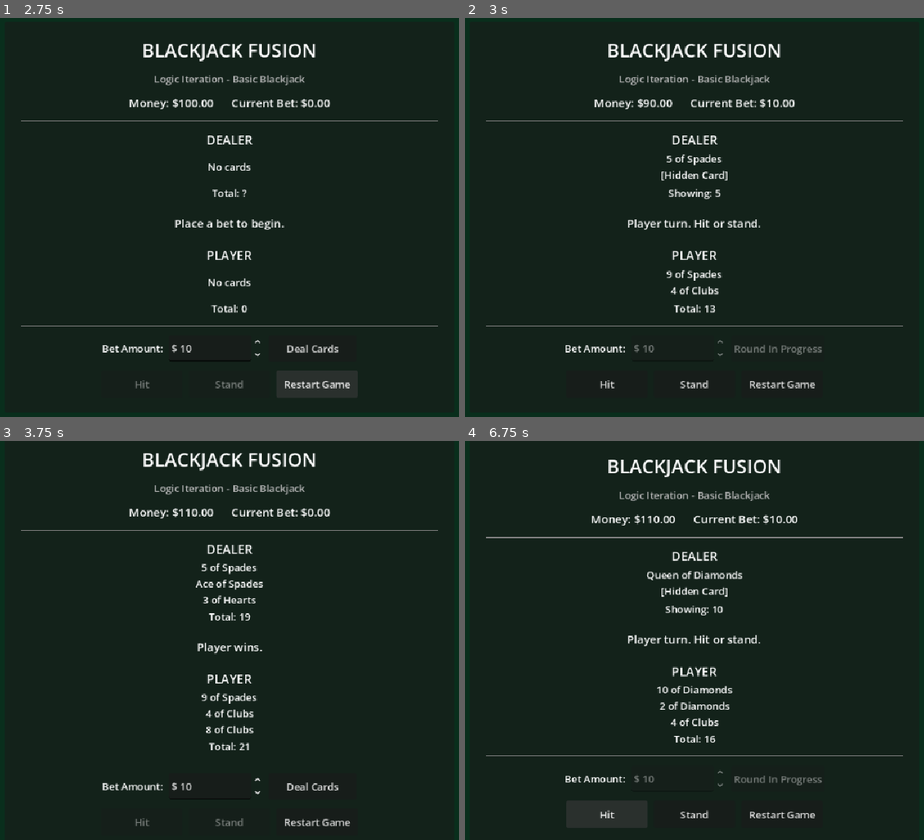
Above: before the commit, frames 1-4 (two rows, left to right).
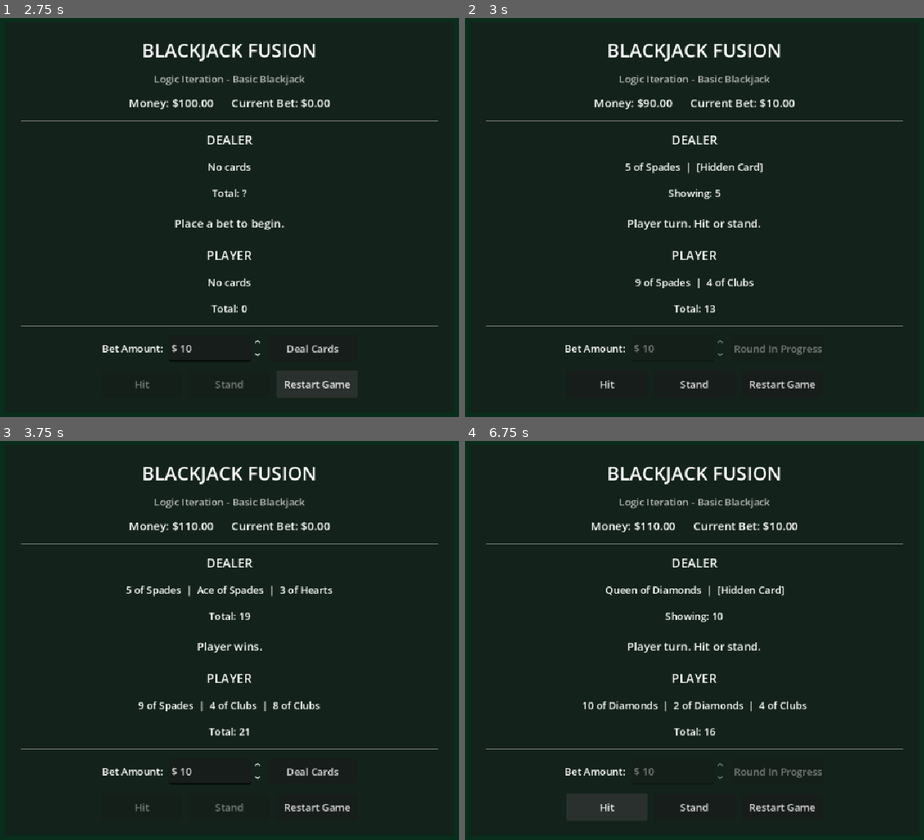
Above: after the commit, the same moments.

Repository: vSlayRL/blackjack-fusion
Game: Godot game, scene res://scenes/main.tscn
Same seed, same stepped clock (60 frames per second), same inputs: the game is played once before the commit and once after it.
Inputs:
- Up to frame 1 (2.75 s): click "Restart Game" at 0.5 s; click "Restart Game" at 1.25 s; click "Restart Game" at 2 s
- Up to frame 2 (3 s): click "Deal Cards" at 2.75 s
- Up to frame 3 (3.75 s): click "Hit" at 3.5 s
- Up to frame 4 (6.75 s): click "Deal Cards" at 4.25 s; click "Stand" at 5 s; click "Deal Cards" at 5.75 s; click "Hit" at 6.5 s

Frame 1 is identical in both runs. In frame 2, 1.2% of the frame differs, in the area x 34-65%, y 34-70%; in frame 3, 7.1%; in frame 4, 7.9%, in the area x 4-96%, y 4-95%.

Commit message:
Fixed Small UI Bug

Diff:
--- a/scripts/ui/game_ui.gd
+++ b/scripts/ui/game_ui.gd
@@ -94,27 +94,29 @@
 	if game.player.hand.cards.is_empty():
 		return "No cards"
 
-	var card_names: Array[String] = []
+	var card_names: PackedStringArray = []
 
 	for card in game.player.hand.cards:
 		card_names.append(card.get_card_name())
 
-	return "\n".join(card_names)
+	return "  |  ".join(card_names)
 
 
 func _get_dealer_cards_text() -> String:
 	if game.dealer.hand.cards.is_empty():
 		return "No cards"
 
-	var card_names: Array[String] = []
+	var card_names: PackedStringArray = []
 
-	for index in range(game.dealer.hand.cards.size()):
-		if index == 1 and not game.round_over:
+	for i in range(game.dealer.hand.cards.size()):
+		var card := game.dealer.hand.cards[i]
+
+		if i == 1 and not game.round_over:
 			card_names.append("[Hidden Card]")
 		else:
-			card_names.append(game.dealer.hand.cards[index].get_card_name())
+			card_names.append(card.get_card_name())
 
-	return "\n".join(card_names)
+	return "  |  ".join(card_names)
 
 
 func _get_dealer_total_text() -> String:
